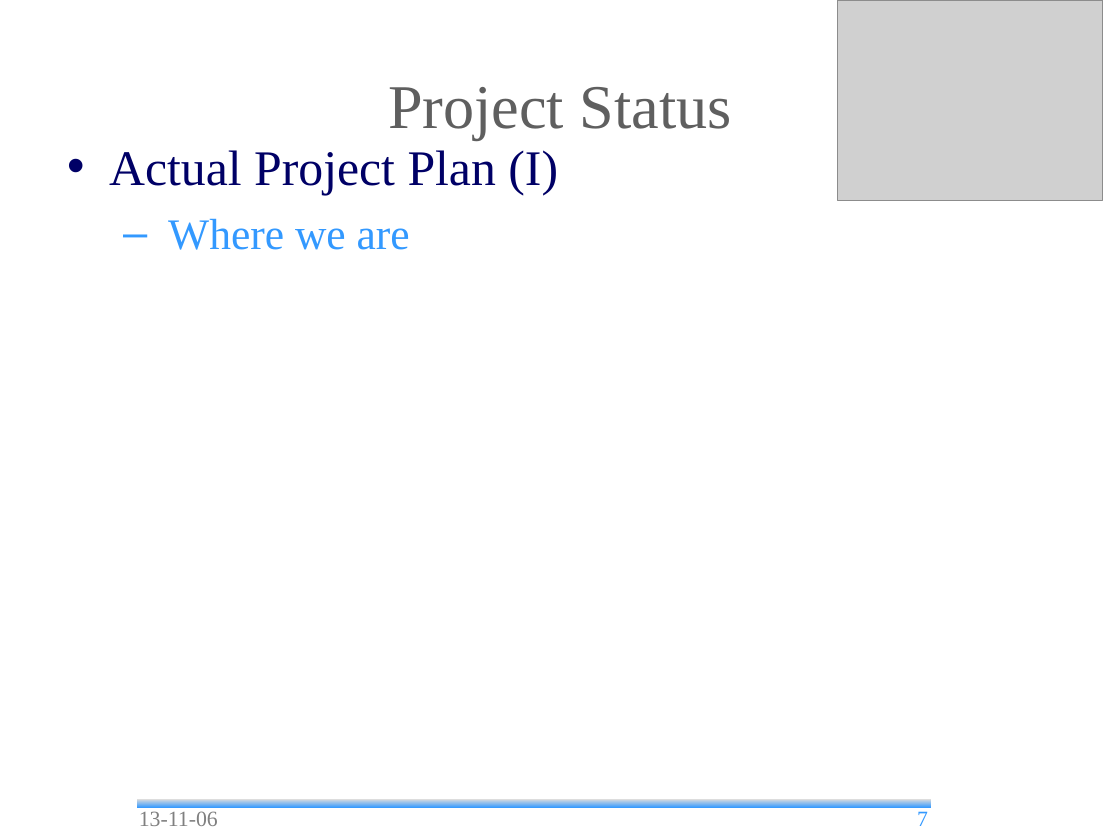
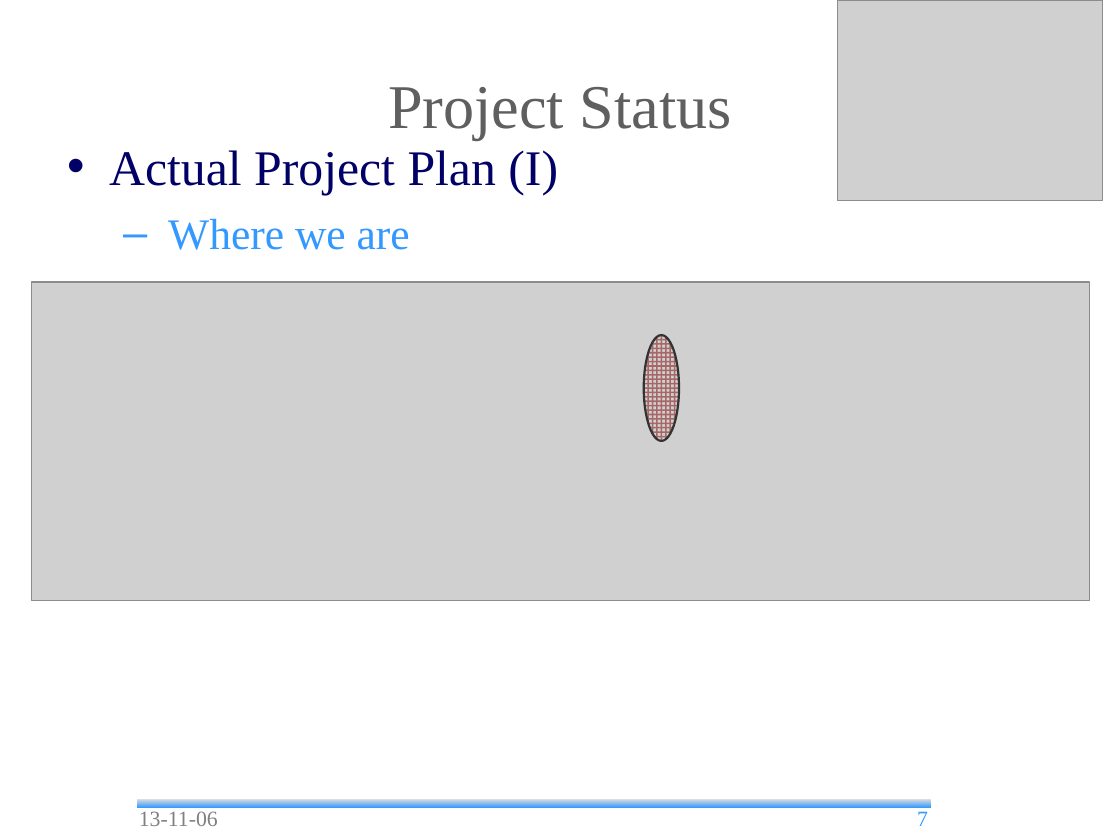
Before and after one commit to andrea-bottoli/DSD, a slide deck: slide 7 of Documentation/Presentation/13_45/Status_Report.odp. Drawn at 1120x840 pixels with LibreOffice and Linux fonts; fonts in the diff are those of the drawing; grey boxes stand for pictures; background and template pictures are left out. Boxes give left, top, right and bottom in pixels: in the first picture for what was removed or moved away, otherwise in the second. Text is boxed around its words. In the diff, an @@ line names an element or a change of style, - is before the commit and + after.

Commit message:
Status Report and Some Changes in Folders

```diff
--- a/Documentation/Presentation/13_45/Status_Report.odp
+++ b/Documentation/Presentation/13_45/Status_Report.odp
@@ picture added at (x1=31, y1=282, x2=1090, y2=600) @@
@@ ellipse added at (x1=644, y1=335, x2=679, y2=440), fill pattern #800000 on #FFFFFF, outline #333333 1.42 pt @@
```
Also in this commit, not shown: 7 other slides changed, 3 slides added, 22 other files.
